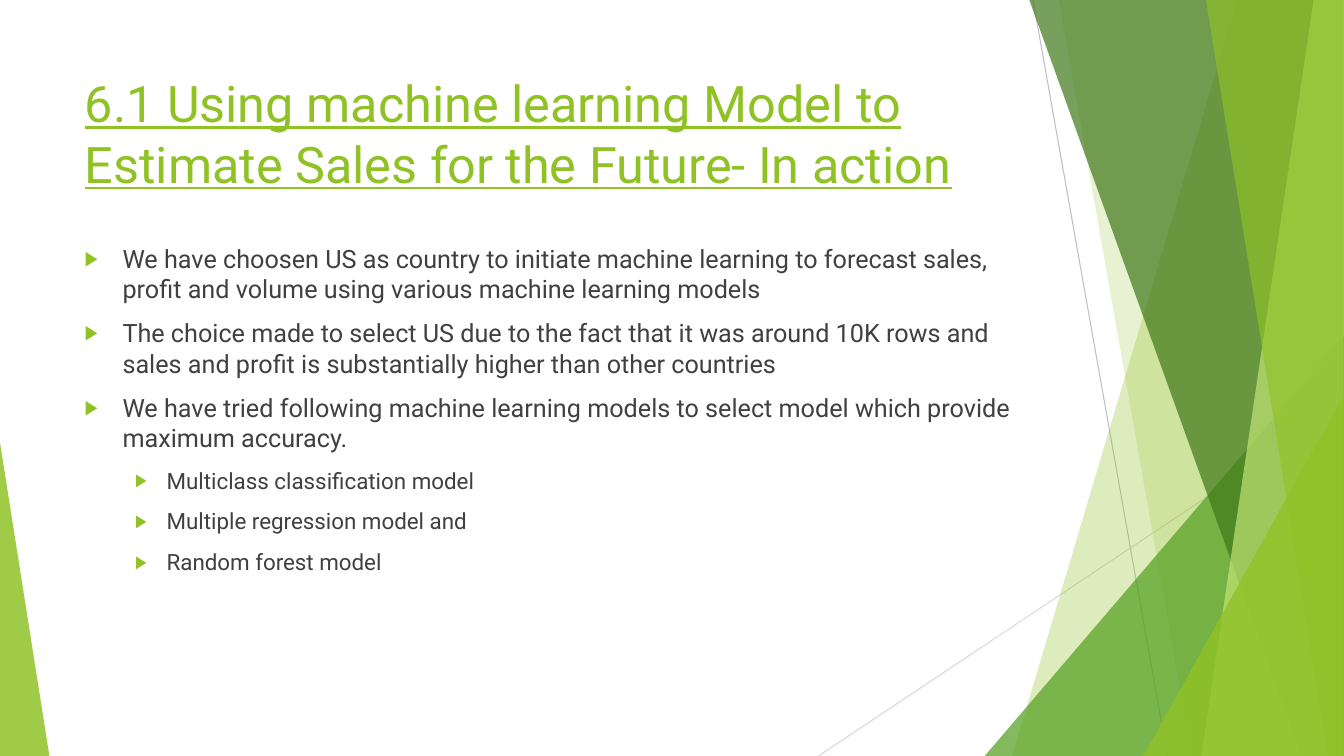
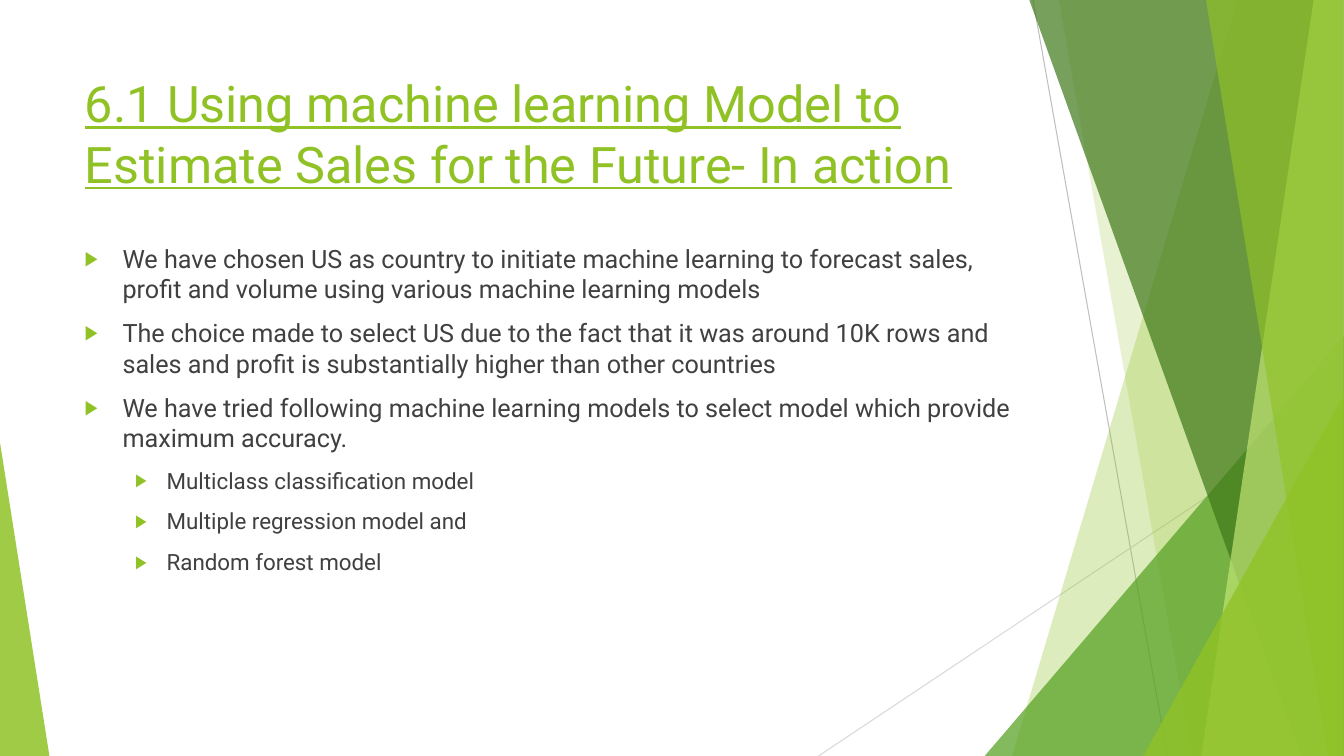
Before and after one commit to rubadhanaraj/Final_project, a slide deck: slide 18 of Project details.pptx (slide 13 before the commit). Drawn at 1344x756 pixels with LibreOffice and Linux fonts; fonts in the diff are those of the drawing. Boxes give left, top, right and bottom in pixels: in the first picture for what was removed or moved away, otherwise in the second. Text is boxed around its words. In the diff, an @@ line names an element or a change of style, - is before the commit and + after.

```diff
--- a/Project details.pptx
+++ b/Project details.pptx
@@ text at [123, 249, 973, 304]: text changed @@
-▶ We have choosen US as country to initiate machine learning to forecast sales, profit and volume using various machine learning models
+▶ We have chosen US as country to initiate machine learning to forecast sales, profit and volume using various machine learning models
```
Also in this commit, not shown: 1 other slide changed, 5 slides added.
